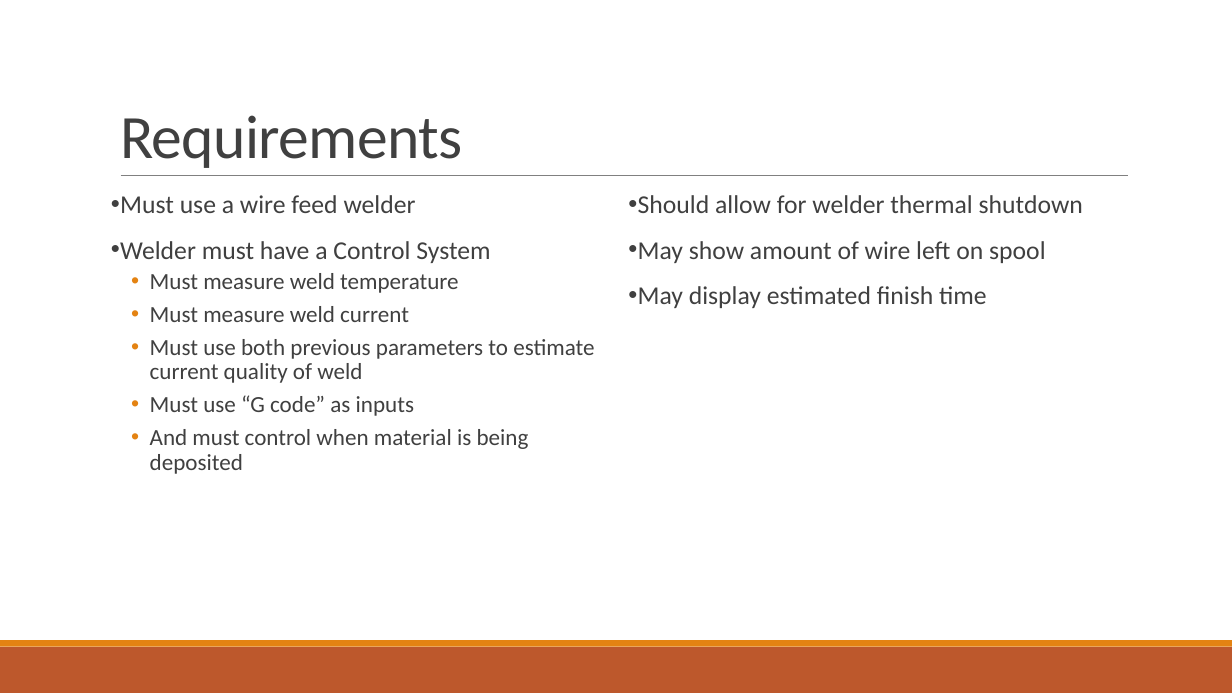
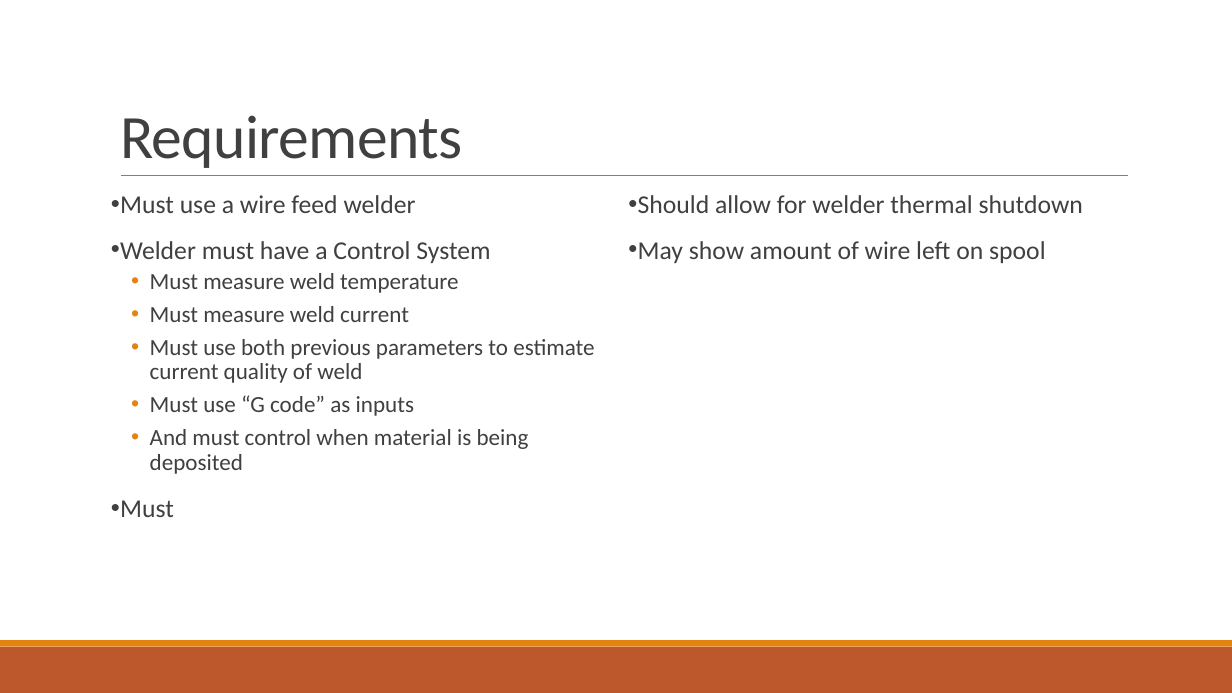
Before and after one commit to brandendriver/Capstone2015, a slide deck: slide 4 of Documentation/Proposal/3D Metal Printing Presentation.pptx. Drawn at 1232x693 pixels with LibreOffice and Linux fonts; fonts in the diff are those of the drawing. Boxes give left, top, right and bottom in pixels: in the first picture for what was removed or moved away, otherwise in the second. Text is boxed around its words. In the diff, an @@ line names an element or a change of style, - is before the commit and + after.

```diff
--- a/Documentation/Proposal/3D Metal Printing Presentation.pptx
+++ b/Documentation/Proposal/3D Metal Printing Presentation.pptx
@@ text at box(638, 286, 987, 308): paragraph removed @@
-• May display estimated finish time
@@ text at box(120, 500, 174, 517): paragraph added @@
+• Must
```
Also in this commit, not shown: 3 other files.
